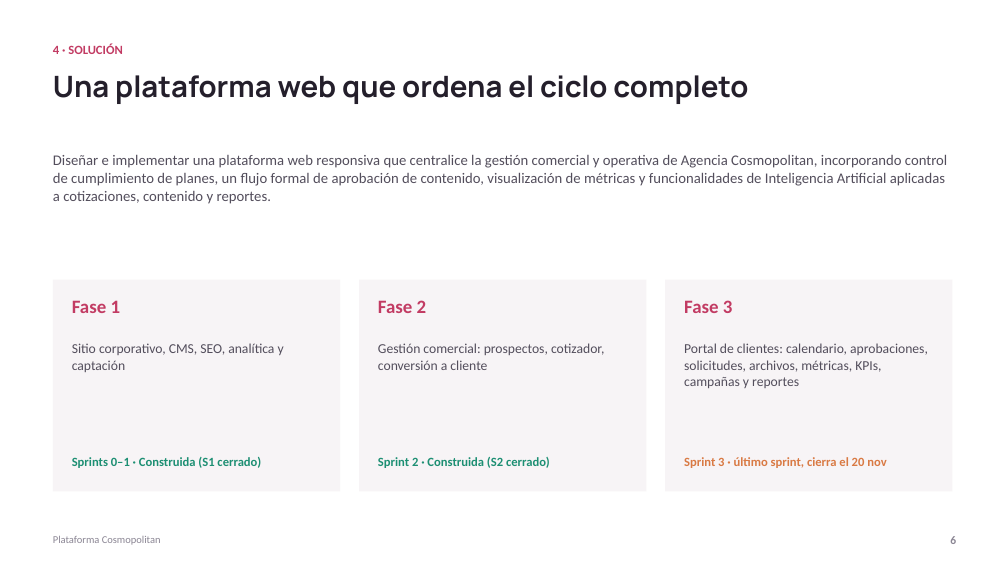
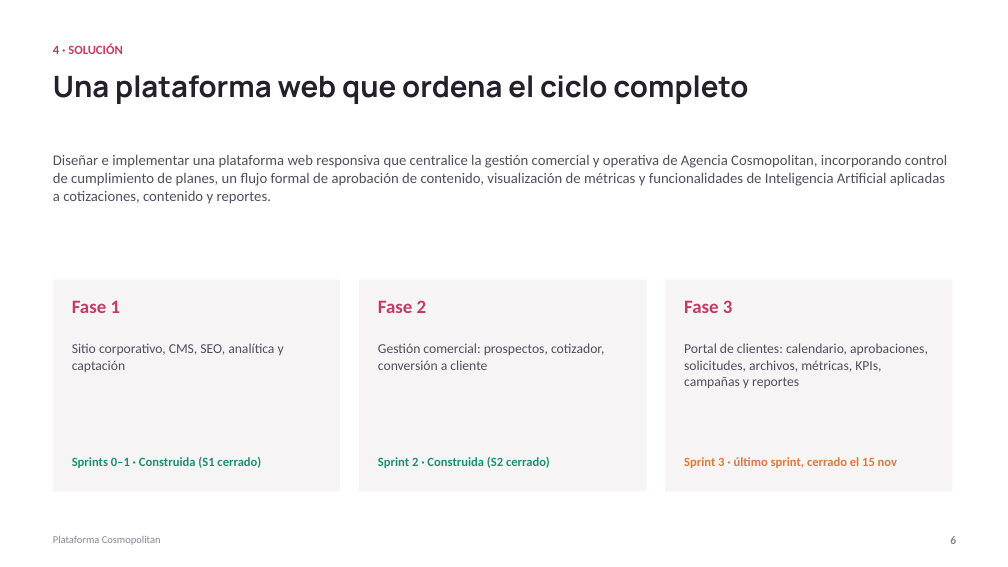
Before and after one commit to ChristianCuadra/capstone, a slide deck: slide 6 of Fase 2/Evidencias Proyecto/Presentación Proyecto.pptx. Drawn at 1008x567 pixels with LibreOffice and Linux fonts; fonts in the diff are those of the drawing. Boxes give left, top, right and bottom in pixels: in the first picture for what was removed or moved away, otherwise in the second. Text is boxed around its words. In the diff, an @@ line names an element or a change of style, - is before the commit and + after.

Commit message:
Sprint 3 cerrado el 15 nov: acta de Sprint Review, fechas de Daily, Registro y Retrospective, 121 de 121 pts en Backlog, Kanban, Burndown, Incremento, Impediment Log, Plan de Pruebas, Carta Gantt y Presentación

```diff
--- a/Fase 2/Evidencias Proyecto/Presentación Proyecto.pptx
+++ b/Fase 2/Evidencias Proyecto/Presentación Proyecto.pptx
@@ text at <box>684,457,897,468</box>: text changed @@
-Sprint 3 · último sprint, cierra el 20 nov
+Sprint 3 · último sprint, cerrado el 15 nov
```
Also in this commit, not shown: 2 other slides changed, 12 other files.
